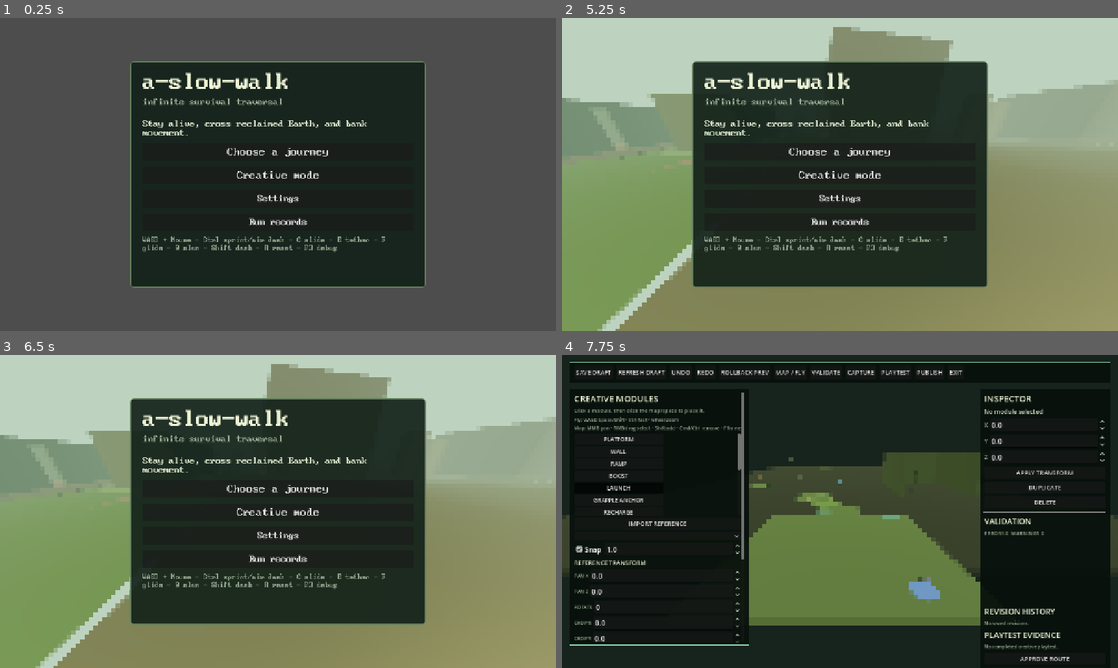
Above: before the commit, frames 1-4 (two rows, left to right).
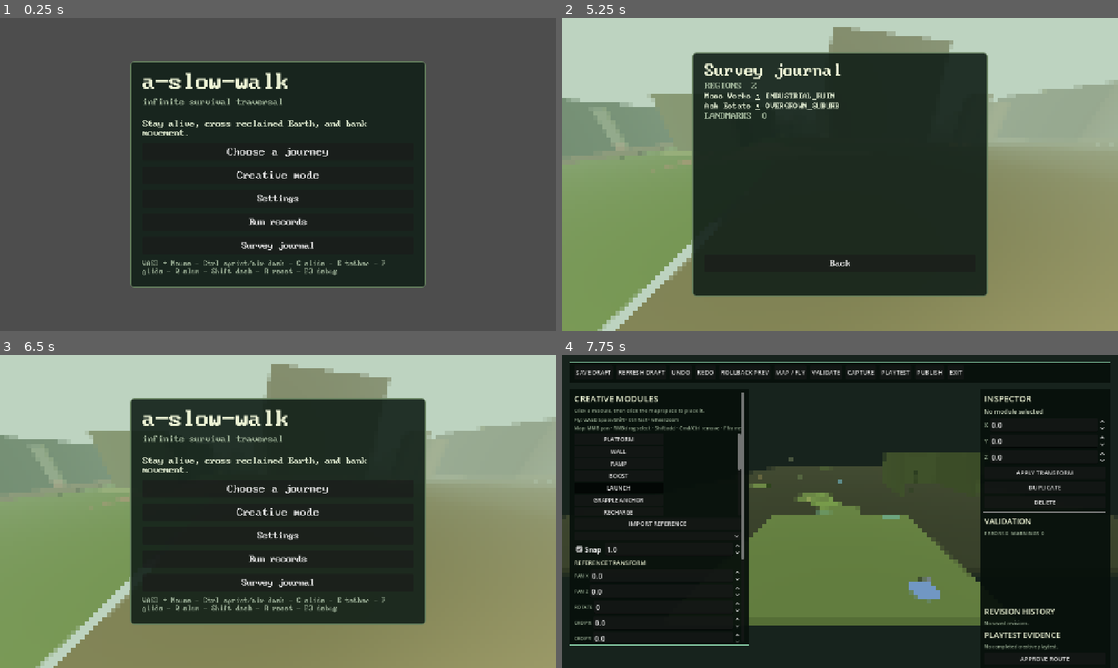
Above: after the commit, the same moments.

Repository: gongahkia/hot-cross-buns
Game: Godot game, scene res://scenes/main.tscn
Two runs of this game, one before a commit and one after it. Both use one fixed random seed, a clock stepped at 60 frames per second and the inputs below.
Inputs (mouse positions are in pixels of both pictures, inside the frame that each line leads up to):
- Up to frame 1 (0.25 s): no input
- Up to frame 2 (5.25 s): click "Choose a journey" at 0.5 s; click "Infinite Expedition SURVIVAL …" at 1.25 s; tap Enter at 2 s; move the mouse to (867, 174) at 2.02 s; hold W (move_forward) 2.03-2.75 s; tap Shift (dash) at 2.1 s; click (867, 174) at 2.17 s; tap Space (jump) at 2.27 s; tap X (extract) at 2.3 s; click "Extract now" at 2.75 s; click "Run records" at 3.5 s; click "Back" at 4.25 s; click (840, 246) at 5 s, where only the run after the commit has a clickable "Survey journal"
- Up to frame 3 (6.5 s): click (278, 599) at 5.75 s, where only the run after the commit has a clickable "Back"
- Up to frame 4 (7.75 s): click "Creative mode" at 6.5 s; click "LAUNCH" at 7.25 s

The runs differ from the first frame. In frame 1, 1.2% of the frame differs, in the area x 25-70%, y 69-83%; in frame 2, 6.8%, in the area x 23-77%, y 10-90%; in frame 3, 1.1%; in frame 4, nothing differs.

Commit message:
Add world survey journal

Diff:
--- a/scripts/main.gd
+++ b/scripts/main.gd
@@ -14,6 +14,7 @@
 const SURVIVAL_MOVEMENT_POLICY := preload("res://scripts/survival_movement_policy.gd")
 const TRAVERSAL_MATERIAL_PLACEMENT := preload("res://scripts/traversal_material_placement.gd")
 const RUN_ARCHIVE := preload("res://scripts/run_archive.gd")
+const WORLD_SURVEY_JOURNAL := preload("res://scripts/world_survey_journal.gd")
 const SHELTER_COST := {"wood": 3, "scrap": 1, "fiber": 2}
 const PLATFORM_COST := {"wood": 2, "scrap": 2, "fiber": 1}
 const SANDBOX_GEOMETRY_PATH := "res://scenes/sandbox_geometry.tscn"
@@ -53,6 +54,8 @@
 var weather_forecast_key := ""
 var last_resolved_run: Dictionary = {}
 var run_archive = RUN_ARCHIVE.new()
+var world_journal = WORLD_SURVEY_JOURNAL.new()
+var survey_check_time := 0.0
 
 var ui: CanvasLayer
 var hud: Control
@@ -267,6 +270,11 @@
 		if bool(current_level.get("procedural", false)) and world_streamer and not photo_mode.active:
 			var environment:Dictionary=world_streamer.sample_at(player.global_position)
 			weather_clock += delta
+			survey_check_time -= delta
+			if survey_check_time <= 0.0:
+				survey_check_time = 0.25
+				var landmark: Dictionary = world_streamer.landmark_at(player.global_position)
+				if world_journal.survey_landmark(landmark): last_sandbox_event = "SURVEYED " + str(landmark.get("name", landmark.get("kind", "LANDMARK"))).to_upper()
 			environment["weather"] = WORLD_WEATHER.sample({"seed": world_streamer.generator.seed}, {"x": player.global_position.x, "y": player.global_position.z, "temperature": environment.temperature, "rainfall": environment.rainfall, "water": environment.water}, {"clock": weather_clock})
 			if Input.is_action_just_pressed("collect_water"):Survival.collect_water_source(environment)
 			if Input.is_action_just_pressed("purify_water"):Survival.purify_water()
@@ -355,6 +363,9 @@
 	var records := _button("Run records", 18)
 	records.pressed.connect(show_run_archive)
 	box.add_child(records)
+	var journal := _button("Survey journal", 18)
+	journal.pressed.connect(show_world_journal.bind("title"))
+	box.add_child(journal)
 	box.add_child(_label("WASD + Mouse - Ctrl sprint/air dash - C slide - E tether - F glide - Q slam - Shift dash - R reset - F3 debug", 14, Color("#8ea18a")))
 
 func show_run_archive() -> void:
@@ -374,6 +385,40 @@
 			box.add_child(_label("#%02d  %s  %s  %s  %d resources" % [int(record.id),str(record.outcome).to_upper(),_time_text(float(record.elapsed)),str(record.level).to_upper(),(record.resources as Dictionary).size()], 16, Color("#d3dec5")))
 	var back := _button("Back", 18)
 	back.pressed.connect(show_title)
+	box.add_child(back)
+
+func show_world_journal(back_mode: String) -> void:
+	menu_mode = "journal"
+	menu.mouse_filter = Control.MOUSE_FILTER_STOP
+	_clear_menu()
+	var panel := _center_panel(Vector2(680.0, 560.0))
+	var box := VBoxContainer.new()
+	box.add_theme_constant_override("separation", 8)
+	panel.add_child(box)
+	box.add_child(_label("Survey journal", 34, Color("#edf3d5")))
+	var scroll := ScrollContainer.new()
+	scroll.custom_minimum_size.y = 390.0
+	box.add_child(scroll)
+	var entries := VBoxContainer.new()
+	entries.size_flags_horizontal = Control.SIZE_EXPAND_FILL
+	entries.add_theme_constant_override("separation", 6)
+	scroll.add_child(entries)
+	var snapshot := world_journal.snapshot()
+	var regions: Array = snapshot.regions
+	var landmarks: Array = snapshot.landmarks
+	if regions.is_empty() and landmarks.is_empty():
+		entries.add_child(_label("No survey discoveries in this expedition.", 17, Color("#b5c6a5")))
+	else:
+		entries.add_child(_label("REGIONS  %d" % regions.size(), 18, Color("#9db197")))
+		for region: Dictionary in regions:
+			entries.add_child(_label("%s — %s" % [str(region.name), str(region.family).to_upper()], 16, Color("#d3dec5")))
+		entries.add_child(_label("LANDMARKS  %d" % landmarks.size(), 18, Color("#9db197")))
+		for landmark: Dictionary in landmarks:
+			var taxonomy := str(landmark.get("taxonomy", ""))
+			var detail := str(landmark.kind) if taxonomy.is_empty() else taxonomy
+			entries.add_child(_label("%s — %s" % [str(landmark.name), detail.to_upper()], 16, Color("#d3dec5")))
+	var back := _button("Back", 18)
+	back.pressed.connect(show_pause if back_mode == "pause" else show_title)
 	box.add_child(back)
 
 func show_level_select() -> void:
@@ -433,11 +478,14 @@
 	_build_course(current_level)
 	var run_seed := int(current_level.get("seed", _seed_for_level(level_id)))
 	RunData.begin_run(level_id, run_seed)
+	world_journal = WORLD_SURVEY_JOURNAL.new()
 	if bool(current_level.get("procedural", false)):
 		Survival.begin_run(run_seed)
 		weather_clock = 0.0
 		weather_forecast_key = ""
 		weather_forecast.clear()
+		survey_check_time = 0.0
+		world_journal.survey_region(current_region)
 	hud.visible = true
 	debug_panel.visible = debug_visible
 	briefing_label.modulate.a = 1.0
@@ -881,6 +929,7 @@
 func _on_expedition_region_changed(region: Dictionary) -> void:
 	current_region = region
 	RunData.discover_region(str(region.get("id", "")))
+	world_journal.survey_region(region)
 	current_station = str(region.get("name", "Unknown"))
 	last_sandbox_event = "ENTERED " + current_station.to_upper()
 
@@ -1949,6 +1998,10 @@
 	var settings := _button("Settings", 19)
 	settings.pressed.connect(show_settings.bind("pause"))
 	box.add_child(settings)
+	if bool(current_level.get("procedural", false)):
+		var journal := _button("Survey journal", 19)
+		journal.pressed.connect(show_world_journal.bind("pause"))
+		box.add_child(journal)
 	var levels := _button("Sandbox select", 19)
 	levels.pressed.connect(show_level_select)
 	box.add_child(levels)
--- a/scripts/world_streamer.gd
+++ b/scripts/world_streamer.gd
@@ -253,6 +253,15 @@
 	shelters = active_shelters
 	return cover
 
+func landmark_at(world_position: Vector3, range: float = 12.0) -> Dictionary:
+	if generator == null or origin == null: return {}
+	var region: Dictionary = generator.region_at(origin.world_position(world_position))
+	var record: Dictionary = landmarks.record_for(generator.seed, region)
+	if record.is_empty(): return {}
+	var position: Vector3 = origin.local_chunk_position(Vector2i(int(record.chunk_x), int(record.chunk_z))) + Vector3(float(record.local_x), 0.0, float(record.local_z))
+	position.y = ground_height(position)
+	return record if position.distance_to(world_position) <= range else {}
+
 func _update_region() -> void:
 	var region: Dictionary = generator.region_at(origin.world_position(player.global_position))
 	if str(region.id) == current_region_id: return
--- /dev/null
+++ b/scripts/world_survey_journal.gd
@@ -0,0 +1,27 @@
+class_name WorldSurveyJournal
+extends RefCounted
+
+var regions: Dictionary = {}
+var landmarks: Dictionary = {}
+
+func survey_region(region: Dictionary) -> bool:
+	var id := str(region.get("id", ""))
+	if id.is_empty() or regions.has(id): return false
+	regions[id] = {"id":id,"name":str(region.get("name", "Unknown")),"family":str(region.get("family", "wilderness"))}
+	return true
+
+func survey_landmark(record: Dictionary) -> bool:
+	var id := str(record.get("id", ""))
+	if id.is_empty() or landmarks.has(id): return false
+	landmarks[id] = {"id":id,"name":str(record.get("name", record.get("kind", "Landmark"))),"kind":str(record.get("kind", "")),"taxonomy":str(record.get("taxonomy", ""))}
+	return true
+
+func snapshot() -> Dictionary:
+	return {"regions":_entries(regions),"landmarks":_entries(landmarks)}
+
+func _entries(source: Dictionary) -> Array:
+	var ids: Array = source.keys()
+	ids.sort()
+	var entries: Array = []
+	for id in ids: entries.append((source[id] as Dictionary).duplicate(true))
+	return entries
--- /dev/null
+++ b/scripts/world_survey_journal_test.gd
@@ -0,0 +1,17 @@
+extends SceneTree
+const JOURNAL = preload("res://scripts/world_survey_journal.gd")
+var failed := false
+func _initialize() -> void:
+	var journal := JOURNAL.new()
+	_expect(journal.survey_region({"id":"1:2","name":"Floodplain","family":"wilderness"}), "region was not recorded")
+	_expect(not journal.survey_region({"id":"1:2","name":"Changed"}), "duplicate region was recorded")
+	_expect(journal.survey_landmark({"id":"landmark:1:2","kind":"radio mast","taxonomy":"communications"}), "landmark was not recorded")
+	_expect(not journal.survey_landmark({"id":"landmark:1:2","kind":"changed"}), "duplicate landmark was recorded")
+	var snapshot: Dictionary = journal.snapshot()
+	_expect(snapshot.regions == [{"id":"1:2","name":"Floodplain","family":"wilderness"}] and snapshot.landmarks == [{"id":"landmark:1:2","name":"radio mast","kind":"radio mast","taxonomy":"communications"}], "journal snapshot drifted")
+	(snapshot.regions as Array)[0]["name"] = "Changed"
+	_expect(str((journal.snapshot().regions as Array)[0].name) == "Floodplain", "journal leaked mutable records")
+	quit(1 if failed else 0)
+func _expect(condition: bool, message: String) -> void:
+	if condition: return
+	failed = true; push_error(message)
Not shown, added: docs/world-survey-discovery-journal.md
